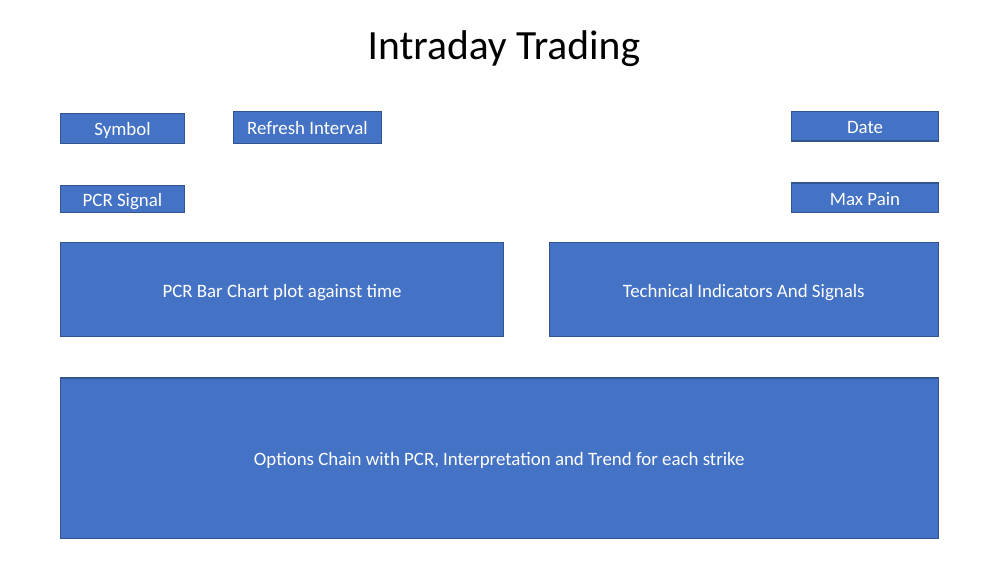
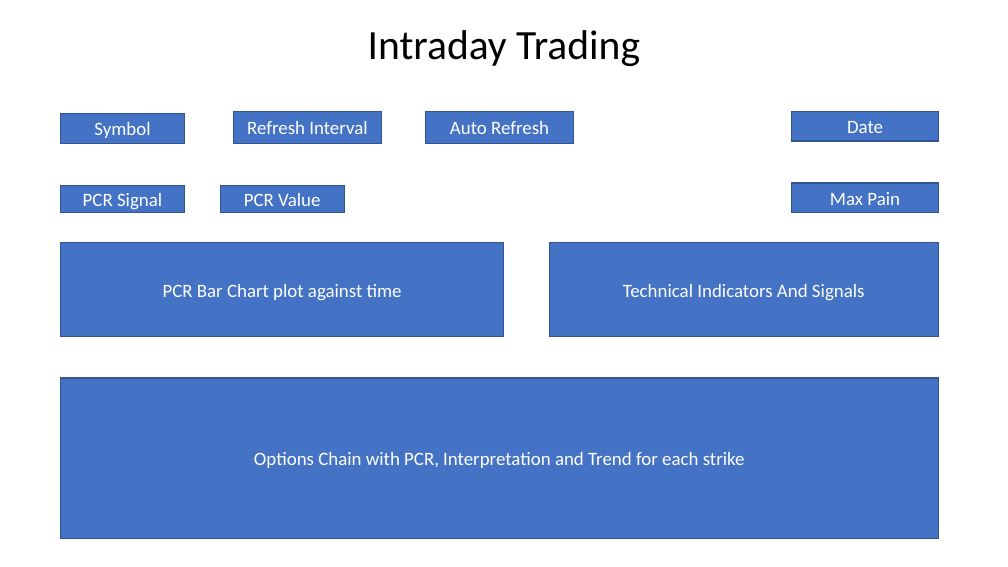
Before and after one commit to sunny88mittal/sunny, a slide deck: slide 2 of Analyst/dcouments/UI for stock trading.pptx. Drawn at 1008x567 pixels with LibreOffice and Linux fonts; fonts in the diff are those of the drawing. Boxes give left, top, right and bottom in pixels: in the first picture for what was removed or moved away, otherwise in the second. Text is boxed around its words. In the diff, an @@ line names an element or a change of style, - is before the commit and + after.

Commit message:
Minor Change

```diff
--- a/Analyst/dcouments/UI for stock trading.pptx
+++ b/Analyst/dcouments/UI for stock trading.pptx
@@ rectangle added at [426, 111, 573, 144], fill #4472C4, outline #325491 1 pt, 18 pt, text #FFFFFF @@
+Auto Refresh
@@ rectangle added at [220, 185, 344, 212], fill #4472C4, outline #325491 1 pt, 18 pt, text #FFFFFF @@
+PCR Value
```
